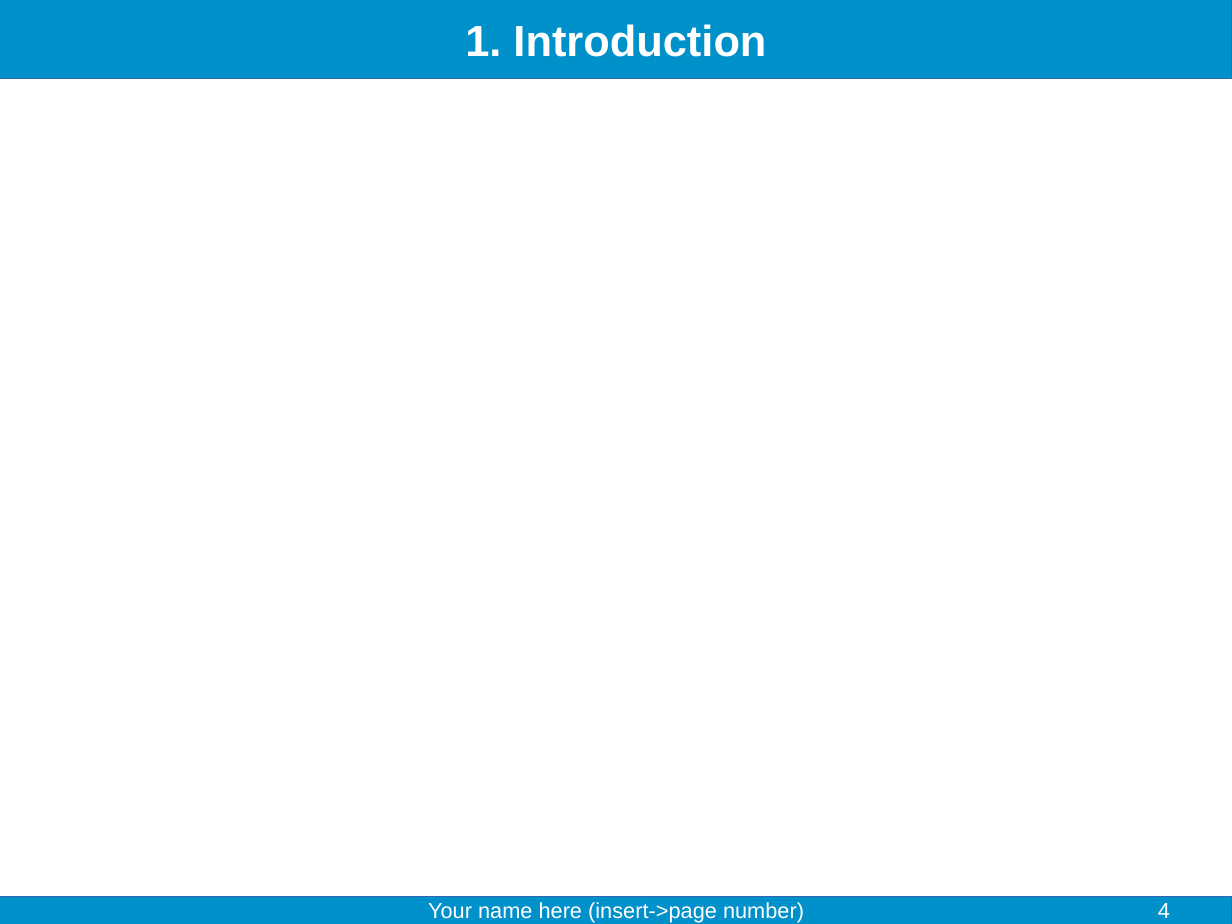
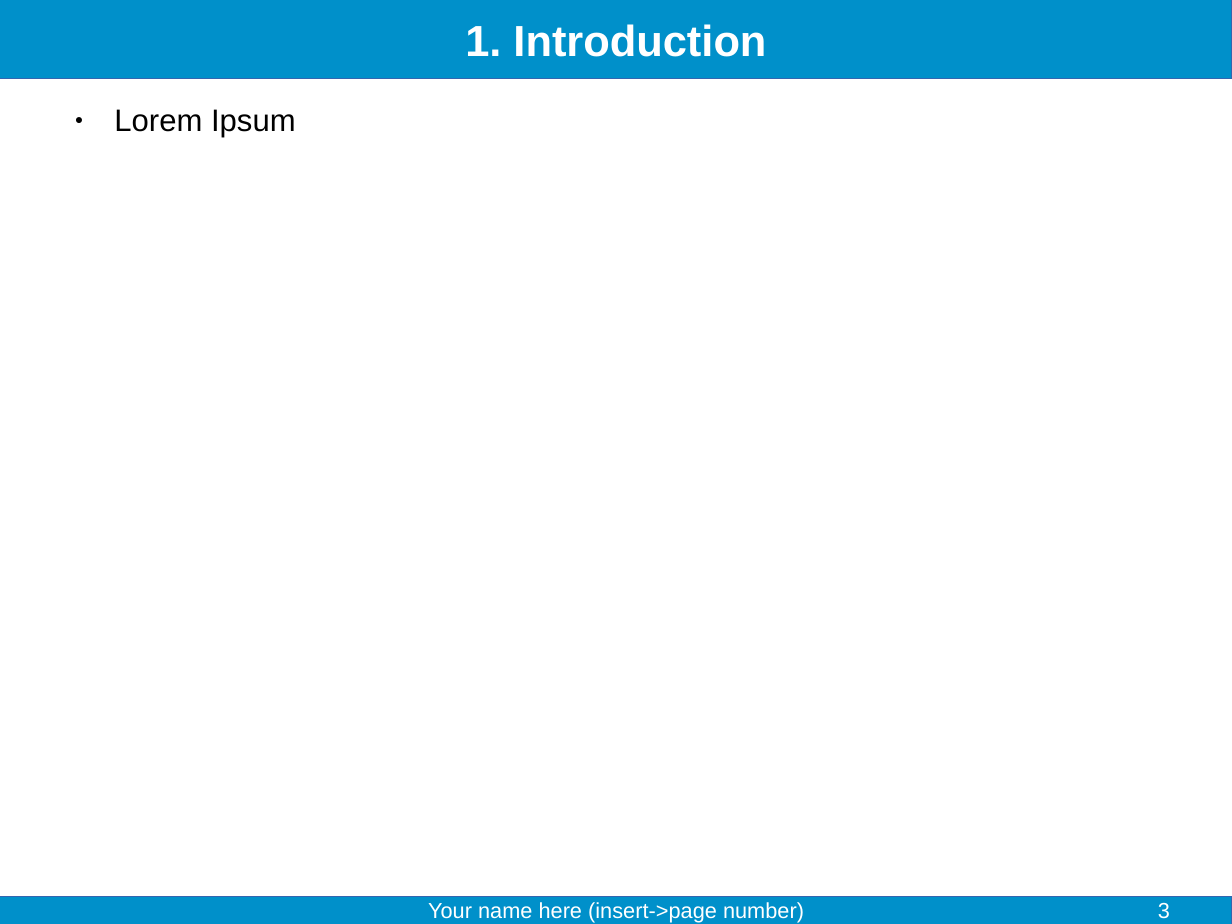
Before and after one commit to fjelltopp/training, a slide deck: slide 3 of slides/Meerkat master.odp (slide 4 before the commit). Drawn at 1232x924 pixels with LibreOffice and Linux fonts; fonts in the diff are those of the drawing. Boxes give left, top, right and bottom in pixels: in the first picture for what was removed or moved away, otherwise in the second. Text is boxed around its words. In the diff, an @@ line names an element or a change of style, - is before the commit and + after.

```diff
--- a/slides/Meerkat master.odp
+++ b/slides/Meerkat master.odp
@@ text added at bbox=[114, 109, 296, 138], 20 pt, text #000000 @@
+● Lorem Ipsum
@@ page number at bbox=[1158, 903, 1170, 919]: text changed @@
-4
+3
```
Also in this commit, not shown: 1 slide removed.
